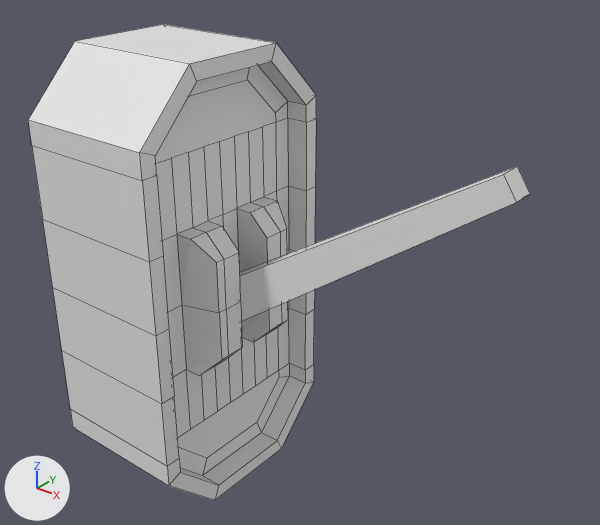
An edit to the Blender file Assets/Models/Samuel/Lever.blend, drawn before and after from the same camera.
One viewpoint serves both versions: a 50 mm lens placed at (-0.92, -0.906, 1.326), pointed at (-1.867, 0.278, 0.592). The lights are fixed; the arrows at lower left show +X, +Y and +Z. Mesh edges are drawn as thin lines.

Script lines for the objects in view, before the commit:
```python
me_cube = bpy.data.meshes.new('Cube')
me_cube.from_pydata(...)  # 153 vertices, 136 faces; spans x 0.676..1.033, y 0.0..0.5, z -1.0..0.0
me_cube.materials.append(mat_material)  # white #e7e7e7
me_cube_001 = bpy.data.meshes.new('Cube.001')
me_cube_001.from_pydata([(-1.12, -0.38, -0.36), (-1.12, -0.38, 0.39), (-1.12, 0.38, -0.36), (-1.12, 0.38, 0.39), (5.13, -0.18, -0.17), (5.13, -0.18, 0.2), (5.13, 0.18, -0.17), (5.13, 0.18, 0.2)], [], [(0, 1, 3, 2), (2, 3, 7, 6), (6, 7, 5, 4), (4, 5, 1, 0), (2, 6, 4, 0), (7, 3, 1, 5)])
ob_cube = bpy.data.objects.new('Cube', me_cube)
ob_cube.location = (-3.0, 0.0, 1.0)
ob_cube_001 = bpy.data.objects.new('Cube.001', me_cube_001)
ob_cube_001.location = (-1.968, 0.251, 0.504)
ob_cube_001.rotation_euler = (0.0, -0.587, 0.0)  # degrees (0, -34, 0)
ob_cube_001.scale = (0.129, 0.129, 0.129)
```
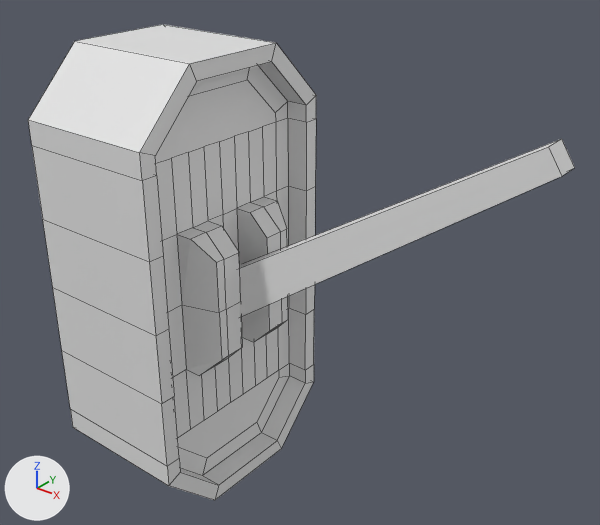
The newer file is also turned or shifted as a whole; pictures and numbers use the older file's frame.

The change in detail:
me_cube_001 has 8 vertices, 6 faces and spans x -1.12..5.13, y -0.38..0.38, z -0.36..0.39.
me_cube_001 is used by ob_cube_001; location (-1.968, 0.251, 0.504); rotation (0.0, -0.587, 0.0), in degrees (0, -34, 0); scale (0.129, 0.129, 0.129).
me_cube_001 part 1: the whole mesh is moved by (0.66, -0.01, 0.09).

Location of each change, (x1, y1, x2, y2) in pixels of the pictures (600 x 525 px):
'Cube.001', mesh moved
    before: (240, 166, 530, 321)
    after: (239, 139, 575, 317)
